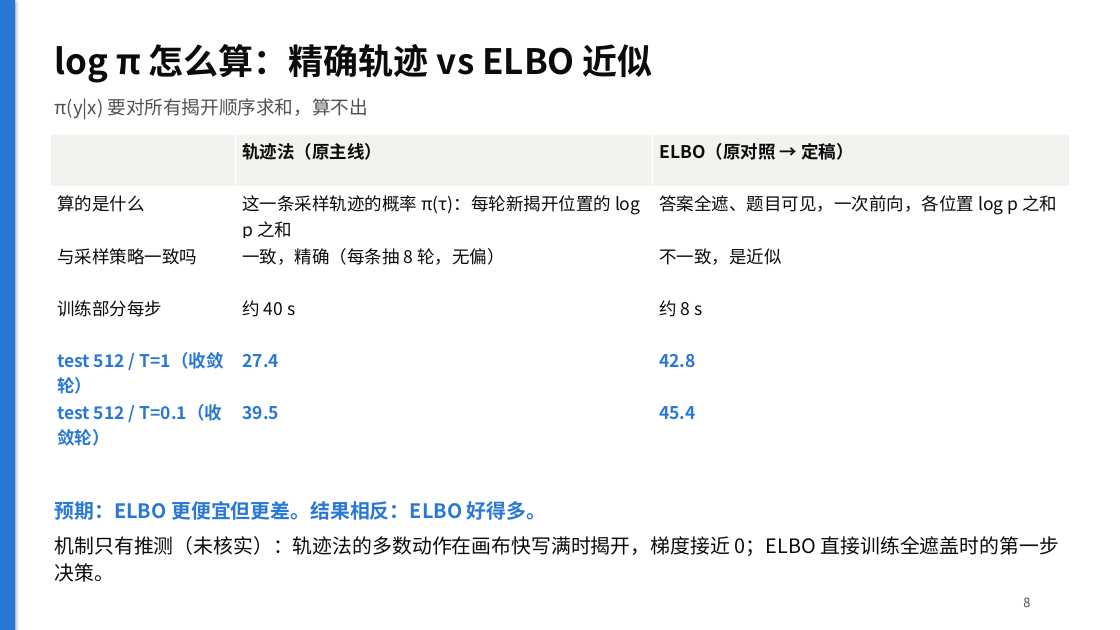
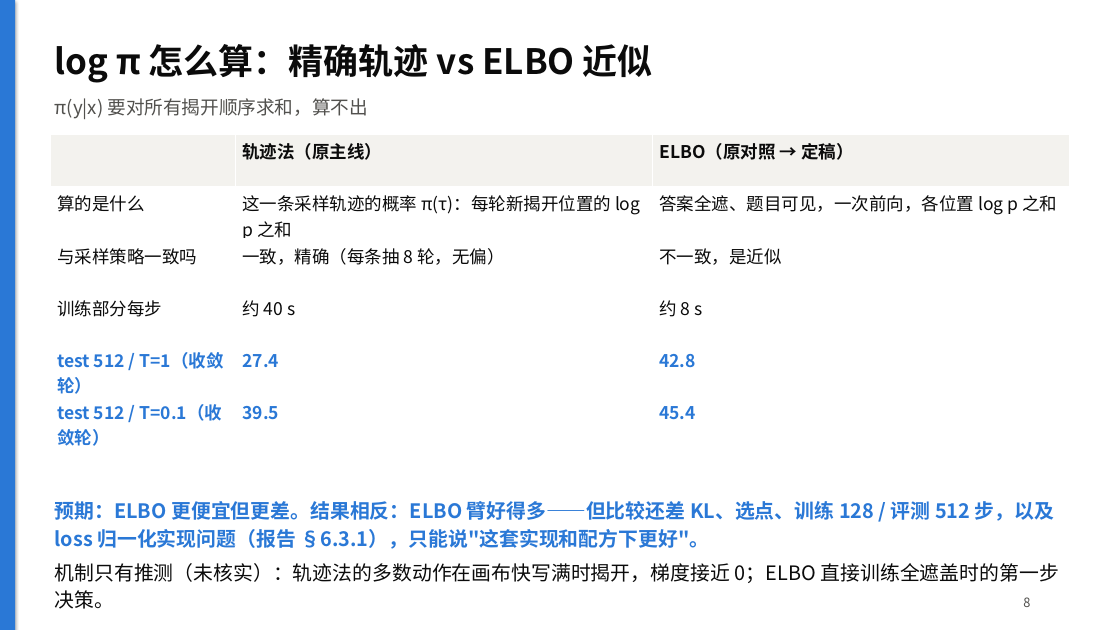
Before and after one commit to NonEspoir/dllm, a slide deck: slide 8 of docs/slides.pptx. Drawn at 1120x630 pixels with LibreOffice and Linux fonts; fonts in the diff are those of the drawing. Boxes give left, top, right and bottom in pixels: in the first picture for what was removed or moved away, otherwise in the second. Text is boxed around its words. In the diff, an @@ line names an element or a change of style, - is before the commit and + after.

```diff
--- a/docs/slides.pptx
+++ b/docs/slides.pptx
@@ text at <box>55,501,1054,549</box>: text changed @@
-预期：ELBO 更便宜但更差。结果相反：ELBO 好得多。
+预期：ELBO 更便宜但更差。结果相反：ELBO 臂好得多——但比较还差 KL、选点、训练 128 / 评测 512 步，以及 loss 归一化实现问题（报告 §6.3.1），只能说"这套实现和配方下更好"。
```
Also in this commit, not shown: 2 other slides changed, 16 other files.
